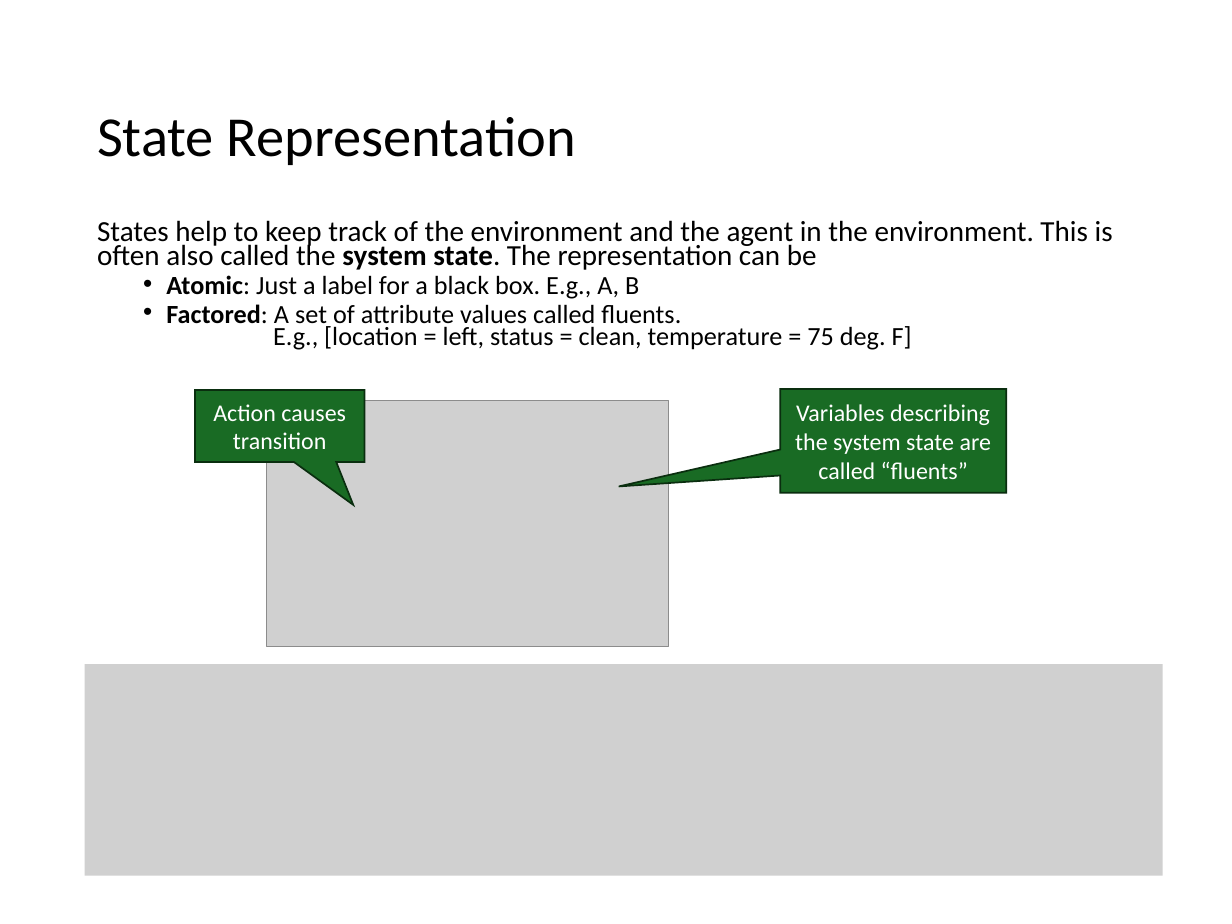
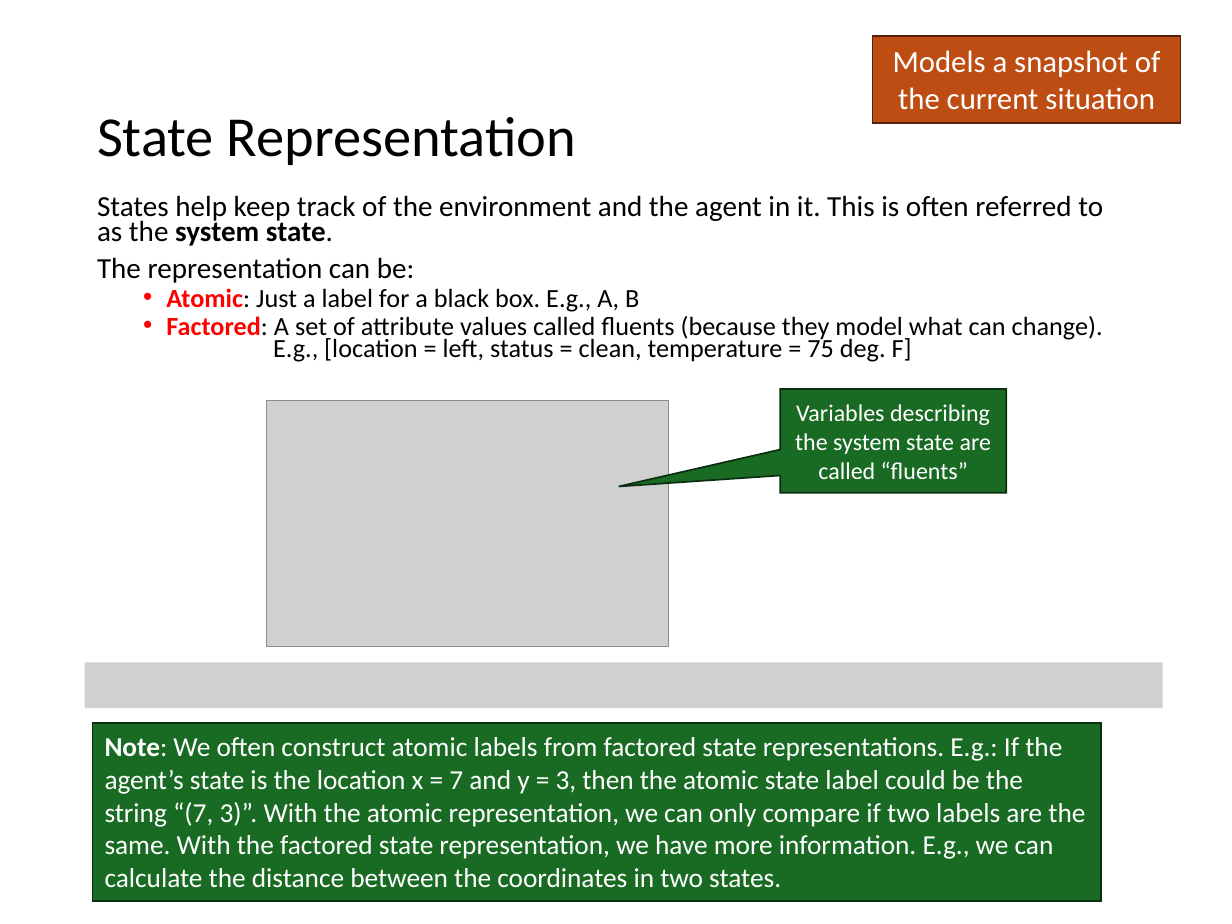
Before and after one commit to mhahsler/CS7320-AI, a slide deck: slide 25 of slides/02_agents.pptx. Drawn at 1232x924 pixels with LibreOffice and Linux fonts; fonts in the diff are those of the drawing; grey boxes stand for pictures. Boxes give left, top, right and bottom in pixels: in the first picture for what was removed or moved away, otherwise in the second. Text is boxed around its words. In the diff, an @@ line names an element or a change of style, - is before the commit and + after.

```diff
--- a/slides/02_agents.pptx
+++ b/slides/02_agents.pptx
@@ rectangle added at (872,36,1180,123), fill #BE4D14, outline #532209 1 pt, 18 pt, text #FFFFFF @@
+Models a snapshot of the current situation
@@ text "States help keep track of ...": place and size @@
-text "States help keep track of ..." at (97,220,1113,350)
+text "States help keep track of ..." at (97,195,1103,362)
@@ text at (97,195,1103,283): text changed @@
-States help to keep track of the environment and the agent in the environment. This is often also called the system state. The representation can be
+States help keep track of the environment and the agent in it. This is often referred to as the system state.
+The representation can be:
@@ text at (166,288,639,312): text colour #000000 to #FF0000 in "Atomic:" @@
@@ text at (166,316,1103,362): text changed @@
-  • Factored: A set of attribute values called fluents.
-    E.g., [location = left, status = clean, temperature = 75 deg. F]
+  • Factored: A set of attribute values called fluents (because they model what can change).
+    E.g., [location = left, status = clean, temperature = 75 deg. F]
@@ speech box removed at (195,391,365,462) @@
-Action causes transition
@@ picture: place and size @@
-picture at (85,664,1163,876)
+picture at (85,663,1163,708)
@@ rectangle added at (92,723,1101,902), fill #196B24, outline #0B2F10 1 pt, 16 pt, text #FFFFFF @@
+Note: We often construct atomic labels from factored state representations. E.g.: If the agent’s state is the location x = 7 and y = 3, then the atomic state label could be the string “(7, 3)”. With the atomic representation, we can only compare if two labels are the same. With the factored state representation, we have more information. E.g., we can calculate the distance between the coordinates in two states.
```
Also in this commit, not shown: 9 other slides changed, 2 slides added, 2 other files.
